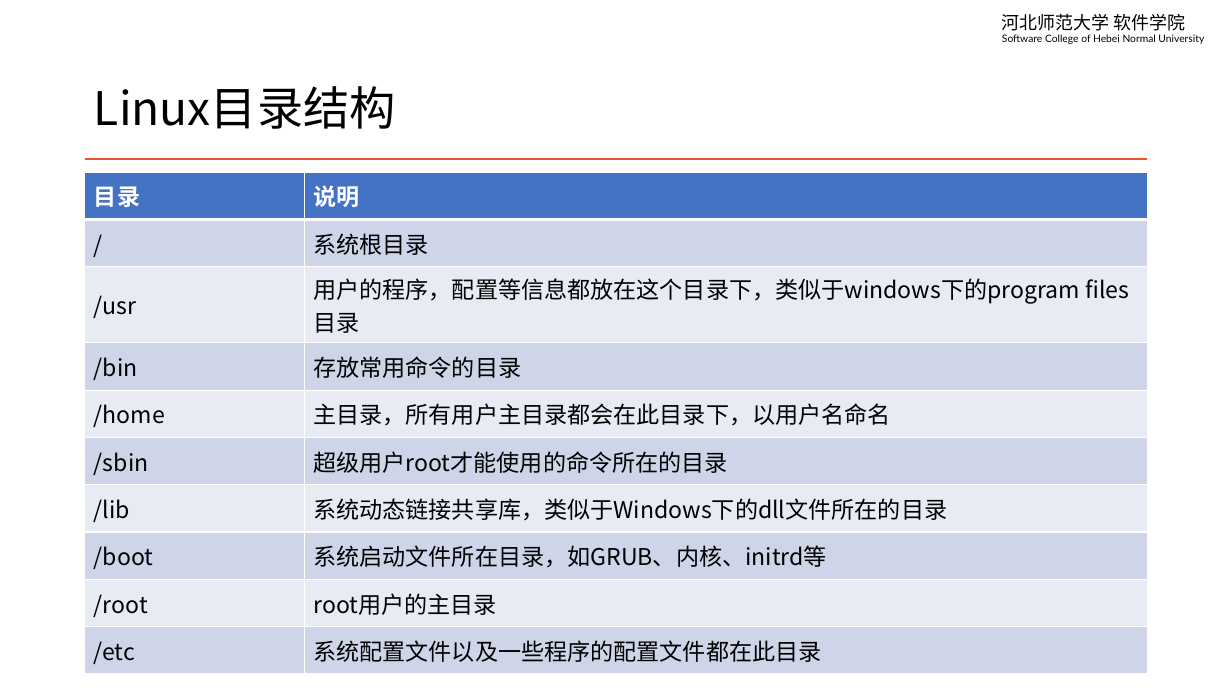
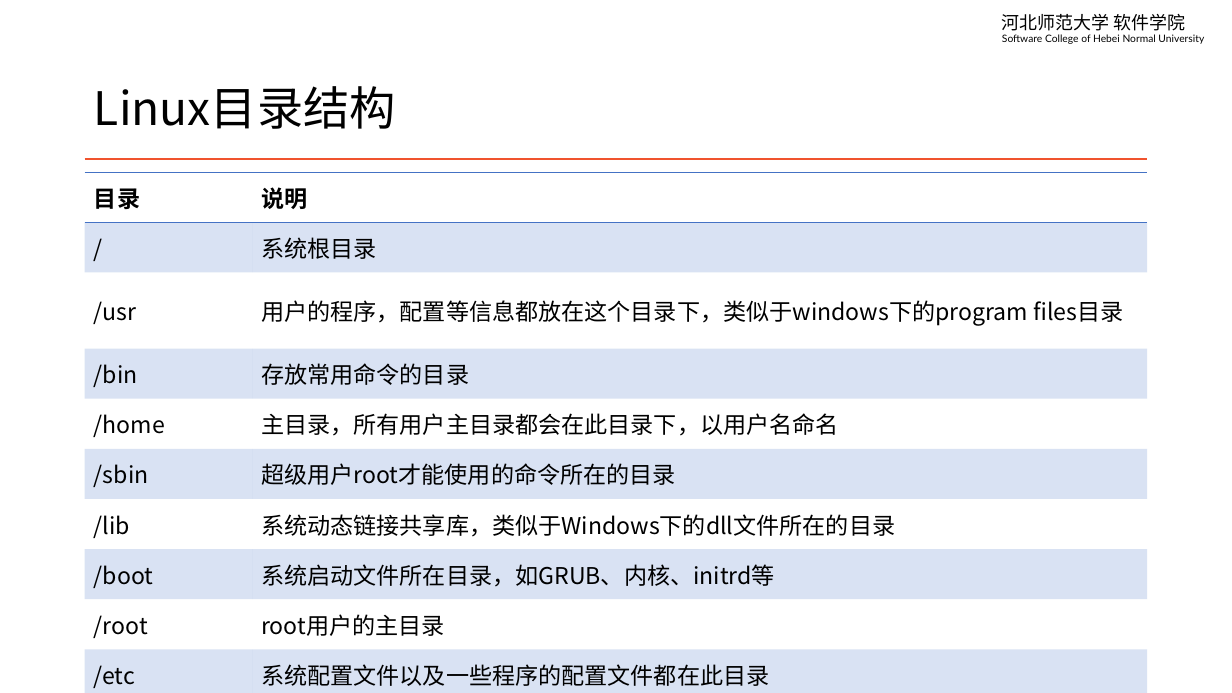
Before and after one commit to edu2act/course-linux-system, a slide deck: slide 4 of materials/slides/ch02-file-system-and-dir-architecture.pptx. Drawn at 1232x693 pixels with LibreOffice and Linux fonts; fonts in the diff are those of the drawing. Boxes give left, top, right and bottom in pixels: in the first picture for what was removed or moved away, otherwise in the second. Text is boxed around its words. In the diff, an @@ line names an element or a change of style, - is before the commit and + after.

```diff
--- a/materials/slides/ch02-file-system-and-dir-architecture.pptx
+++ b/materials/slides/ch02-file-system-and-dir-architecture.pptx
@@ table at [85, 172, 1148, 692] @@
@@ fill #4472C4 to none in row 1 @@
@@ fill #CFD5EA to #4472C4 at 20% opacity in 10 cells @@
@@ fill #E9EBF5 to none in 8 cells @@
@@ text colour #FFFFFF to #000000 in "目录", "说明" @@
@@ borders changed @@
```
Also in this commit, not shown: 6 other slides changed, 4 other files.
